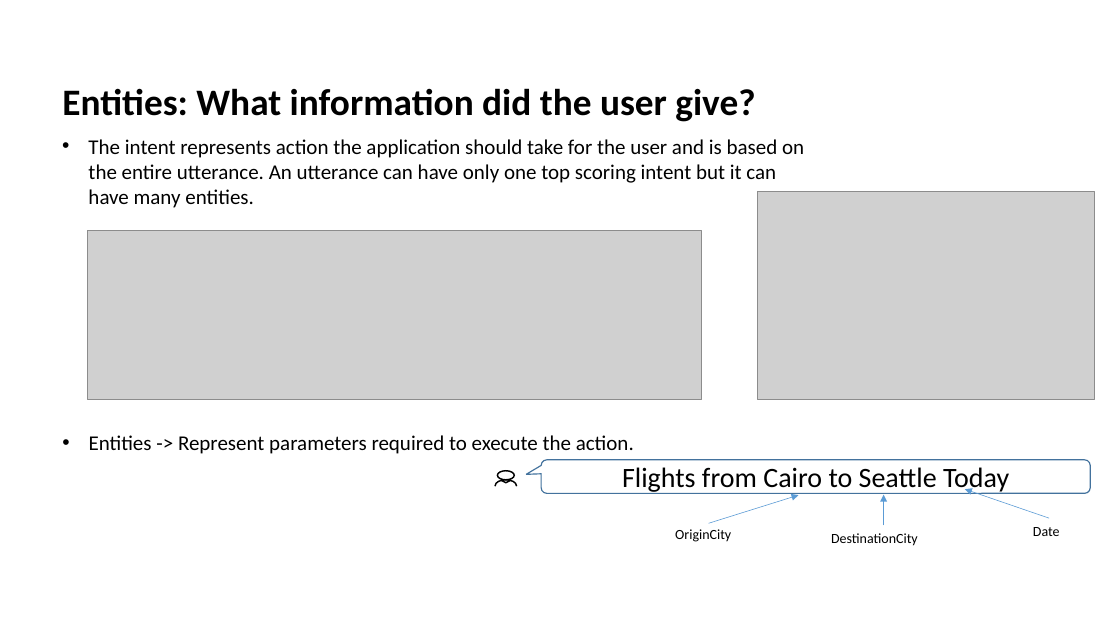
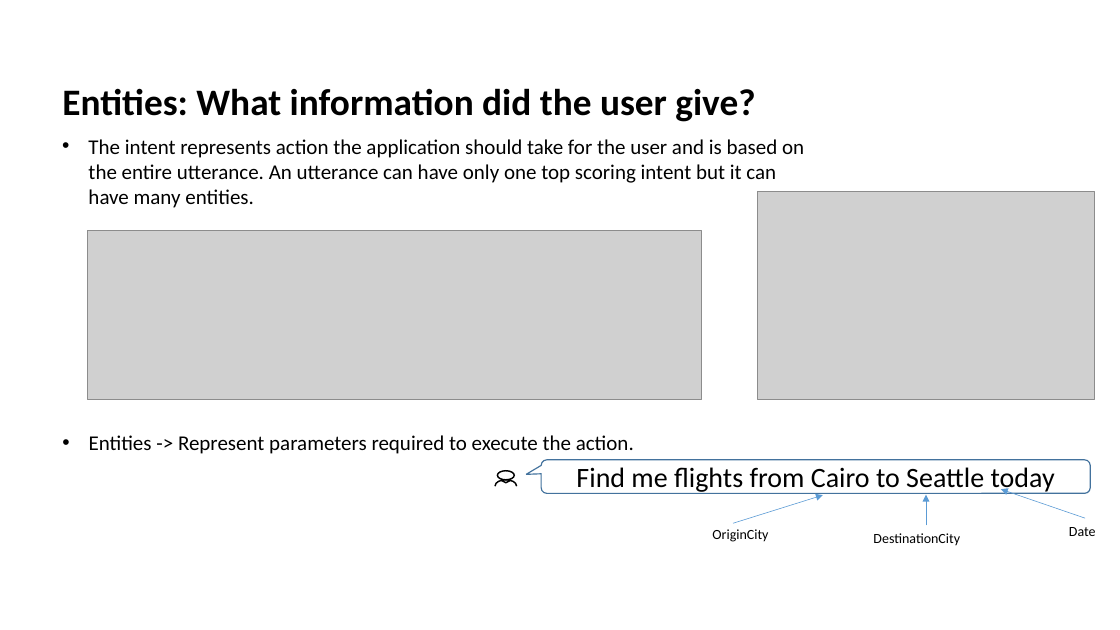
Before and after one commit to mansijain014/HR-Bot, a slide deck: slide 8 of Slide Deck/Conversational AI Build NLU model using LUIS(MLSA).pptx (slide 9 before the commit). Drawn at 1120x630 pixels with LibreOffice and Linux fonts; fonts in the diff are those of the drawing; grey boxes stand for pictures; background and template pictures are left out. Boxes give left, top, right and bottom in pixels: in the first picture for what was removed or moved away, otherwise in the second. Text is boxed around its words. In the diff, an @@ line names an element or a change of style, - is before the commit and + after.

```diff
--- a/Slide Deck/Conversational AI Build NLU model using LUIS(MLSA).pptx
+++ b/Slide Deck/Conversational AI Build NLU model using LUIS(MLSA).pptx
@@ text in rounded speech box at bbox=[576, 467, 1055, 494]: text changed @@
-Flights from Cairo to Seattle Today
+Find me flights from Cairo to Seattle today
@@ arrow moved from (709, 523) - (799, 495) to (734, 523) - (823, 495) @@
@@ arrow moved from (884, 526) - (884, 495) to (926, 526) - (926, 495) @@
@@ 2 texts, 1 arrow: place and size @@
-2 texts, 1 arrow at bbox=[675, 489, 1060, 542]
+2 texts, 1 arrow at bbox=[712, 489, 1096, 542]
@@ text "DestinationCity": place and size @@
-text "DestinationCity" at bbox=[831, 533, 918, 546]
+text "DestinationCity" at bbox=[873, 533, 960, 546]
```
Also in this commit, not shown: 6 other slides changed, 2 slides added, 4 slides removed, 1 other file.
